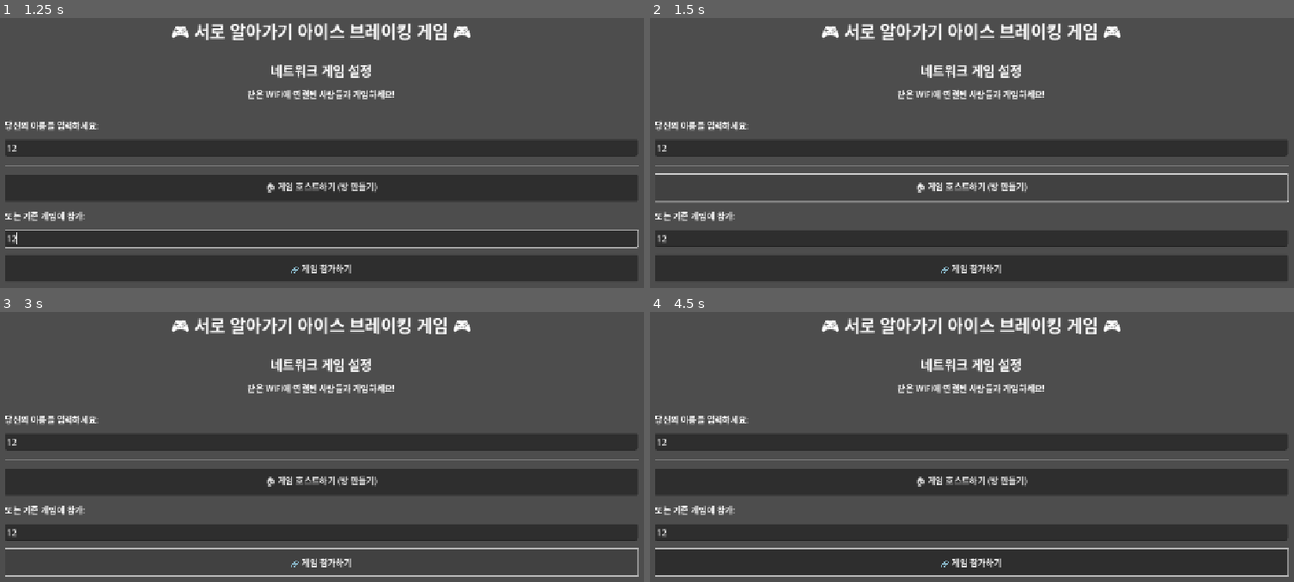
Above: before the commit, frames 1-4 (two rows, left to right).
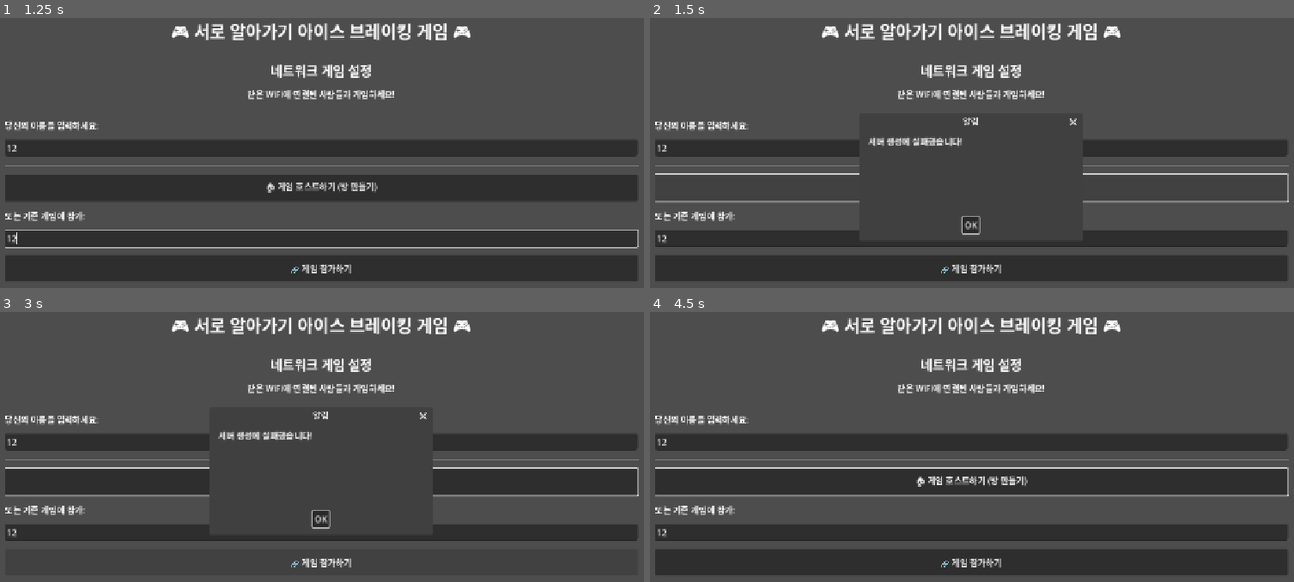
Above: after the commit, the same moments.

Repository: WayneKim92/icebreaker
Game: Godot game, scene res://main.tscn
Same seed, same stepped clock (60 frames per second), same inputs: the game is played once before the commit and once after it.
Inputs (mouse positions are in pixels of both pictures, inside the frame that each line leads up to):
- Up to frame 1 (1.25 s): click (322, 147) at 0.52 s; type "12" at 0.6 s; click (322, 239) at 0.75 s; type "12" at 0.83 s
- Up to frame 2 (1.5 s): click "🏠 게임 호스트하기 (방 만들기)" at 1.25 s
- Up to frame 3 (3 s): click "🏠 게임 호스트하기 (방 만들기)" at 2 s; click "🔗 게임 참가하기" at 2.75 s
- Up to frame 4 (4.5 s): click "🔗 게임 참가하기" at 3.5 s; click (972, 519) at 4.25 s, where only the run after the commit has a clickable "OK"

Frame 1 is identical in both runs. In frame 2, 1.6% of the frame differs, in the area x 32-68%, y 36-81%; in frame 3, 3.3%, in the area x 0-100%, y 36-99%; in frame 4, 2.9%.

Commit message:
feat: 다이얼로그로 메시지 표시하기

Diff:
--- a/main.gd
+++ b/main.gd
@@ -855,6 +855,21 @@
 		child.queue_free()
 
 func show_message(message):
-	# 간단한 메시지 표시
-	print(message)
-	# TODO: 더 정교한 메시지 UI 추가 가능
+	# 실제 UI 다이얼로그로 메시지 표시
+	print(message)  # 디버그용 로그는 유지
+
+	# AcceptDialog를 사용한 메시지 팝업
+	var dialog = AcceptDialog.new()
+	dialog.dialog_text = message
+	dialog.title = "알림"
+	dialog.min_size = Vector2(400, 200)
+
+	# 다이얼로그를 현재 씬에 추가
+	add_child(dialog)
+
+	# 팝업 표시
+	dialog.popup_centered()
+
+	# 다이얼로그가 닫힐 때 자동으로 제거
+	dialog.confirmed.connect(func(): dialog.queue_free())
+	dialog.close_requested.connect(func(): dialog.queue_free())
